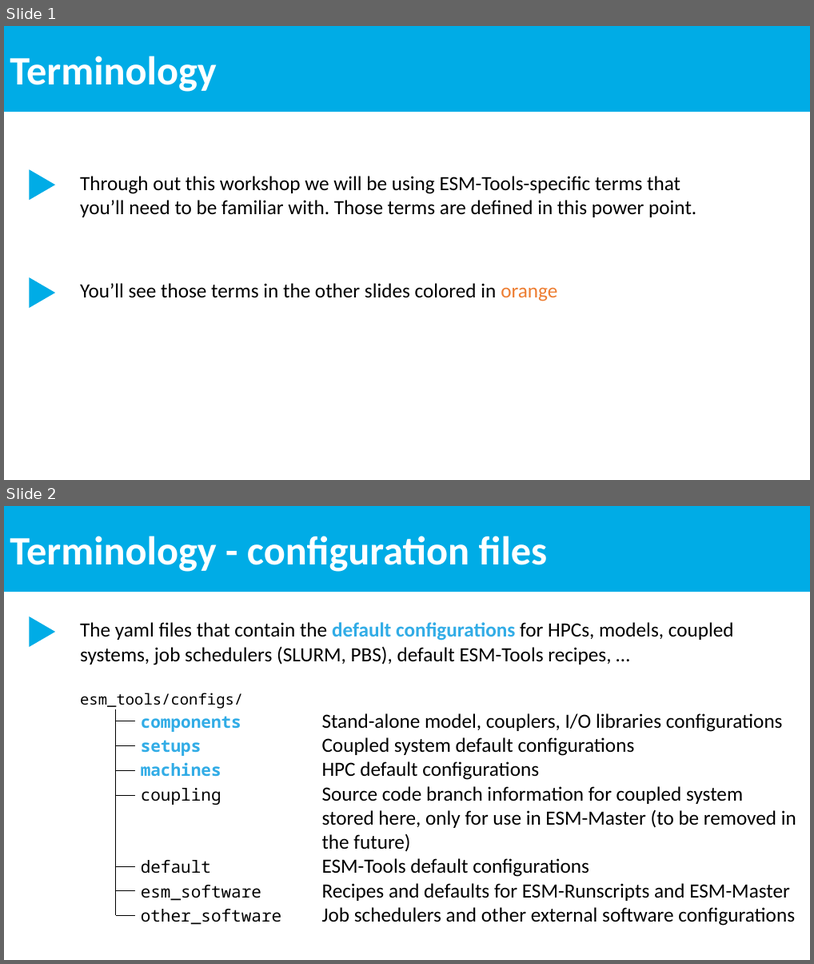
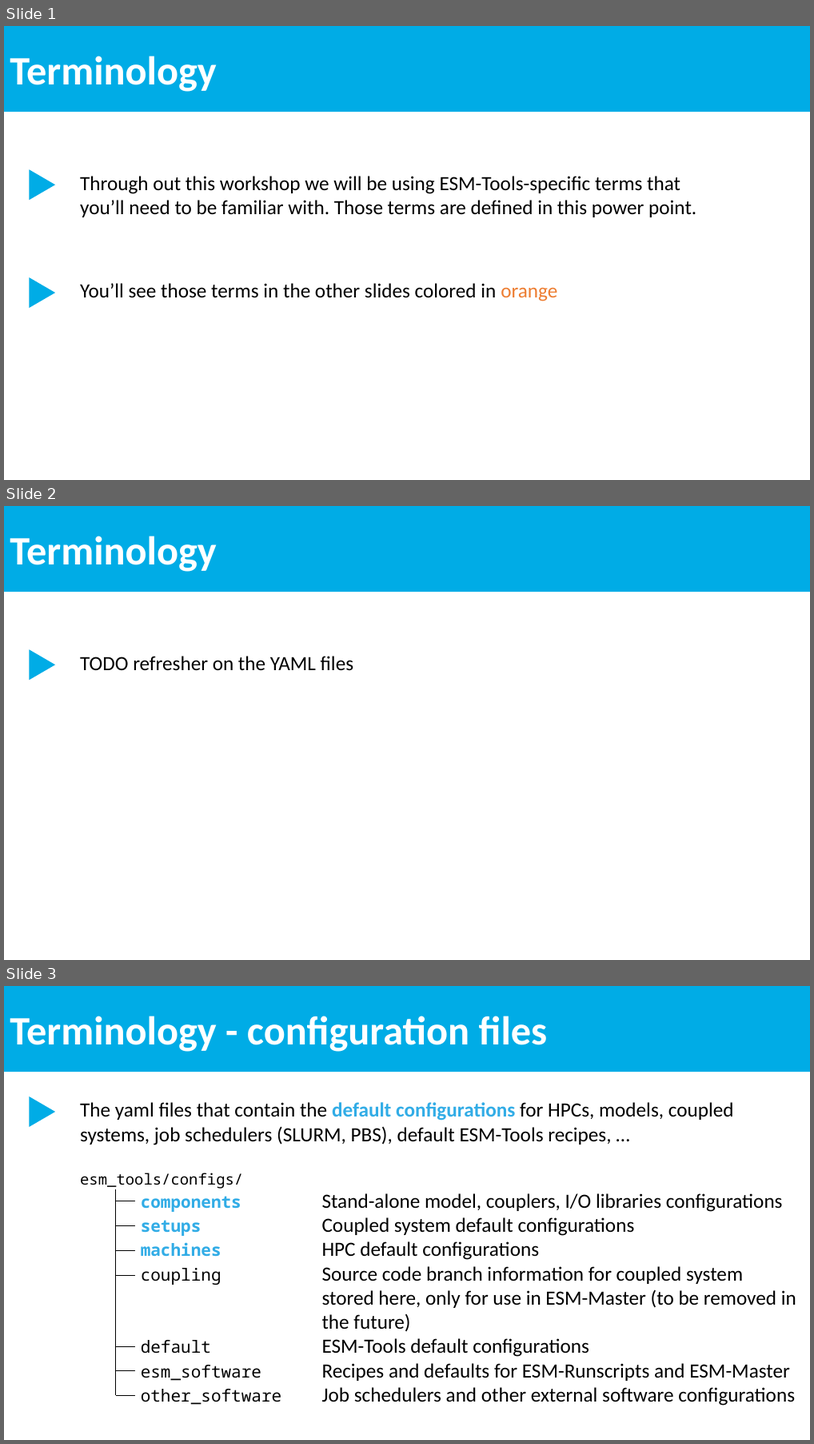
Before and after one commit to esm-tools/workshops, a slide deck: PalMod2022/docs/ESM-Tools terminology.pptx. Shown one above the other, each under a label of ours: slides 1 and 2 before the commit, slides 1, 2 and 3 after it. The pictures are 814x964 and 814x1444 pixels, drawn with LibreOffice and Linux fonts; fonts in the diff are those of the drawing. Boxes give left, top, right and bottom in pixels: in the first picture for what was removed or moved away, otherwise in the second. Text is boxed around its words. In the diff, an @@ line names an element or a change of style, - is before the commit and + after.

Commit message:
big push to the terminology

```diff
--- a/PalMod2022/docs/ESM-Tools terminology.pptx
+++ b/PalMod2022/docs/ESM-Tools terminology.pptx
@@ slide 2 added at [4,506,810,960], background #FFFFFF @@
@@ rectangle added at [4,506,810,592], fill #00ACE6, 48 pt, text #FFFFFF, bold @@
+Terminology
@@ triangle added at [29,650,55,680], fill #00ACE6 @@
@@ text added at [80,656,354,671], 24 pt, text #000000 @@
+TODO refresher on the YAML files
@@ what was slide 2 is now slide 3 @@
```
Also in this commit, not shown: 6 other slides added.
